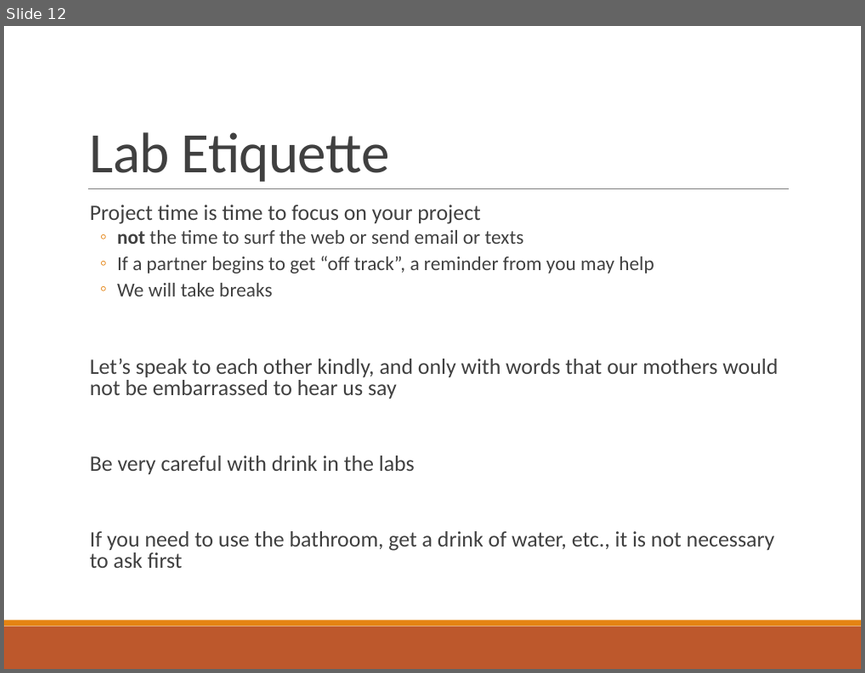
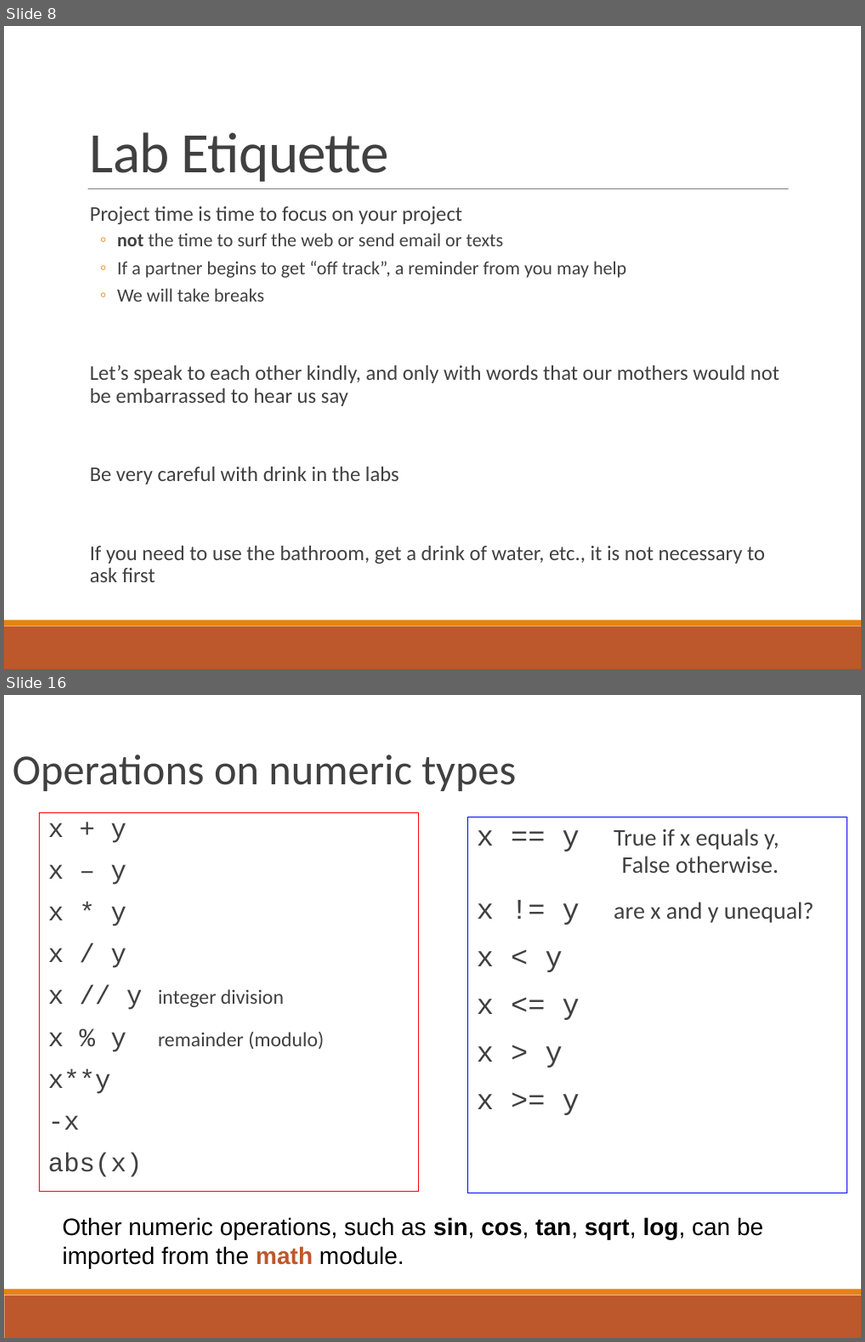
Before and after one commit to RHIT-CSSE/catapult, a slide deck: Sessions/00-MovingSmile/slides.pptx. Shown one above the other, each under a label of ours: slide 12 before the commit, slides 8 and 16 after it; the slides between them are not shown. The pictures are 865x673 and 865x1342 pixels, drawn with LibreOffice and Linux fonts; fonts in the diff are those of the drawing. Boxes give left, top, right and bottom in pixels: in the first picture for what was removed or moved away, otherwise in the second. Text is boxed around its words. In the diff, an @@ line names an element or a change of style, - is before the commit and + after.

```diff
--- a/Sessions/00-MovingSmile/slides.pptx
+++ b/Sessions/00-MovingSmile/slides.pptx
@@ slide 16 added at (4, 695, 861, 1338), background #FFFFFF; not listed: 2 template elements that a slide beside it also shows @@
@@ text added at (12, 755, 516, 791), 36 pt, text #404040 @@
+Operations on numeric types
@@ rectangle added at (40, 813, 419, 1192), outline #FF0000 0.74 pt, 17 pt, text #404040 @@
+  x + y
+  x – y
+  x * y
+  x / y
+  x // y integer division
+  x % y remainder (modulo)
+  x**y
+  -x
+  abs(x)
@@ rectangle added at (468, 817, 847, 1194), outline #0000FF 0.74 pt, 20 pt, text #404040 @@
+  x == y True if x equals y,
+  False otherwise.
+  x != y are x and y unequal?
+  x < y
+  x <= y
+  x > y
+  x >= y
@@ free added at (53, 1208, 789, 1273), 20 pt, text #000000 @@
+Other numeric operations, such as sin, cos, tan, sqrt, log, can be imported from the math module.
@@ what was slide 12 is now slide 8 @@
@@ slide 8 changed as well @@
@@ text "Project time is time to ..." at (90, 206, 779, 582): size 18.5 to 17.6 pt in "Project time is time to focus on ...", "Let’s speak to each other kindly, and ...", "Be very careful with drink in the ...", "If you need to use the bathroom, ..."; size 16.6 to 15.8 pt in "not the time to surf the web ...", "If a partner begins to get “off ...", "We will take breaks"; line spacing 0.8 to 0.9 @@
```
Also in this commit, not shown: 9 other slides changed, 11 other slides added, 14 slides removed.
